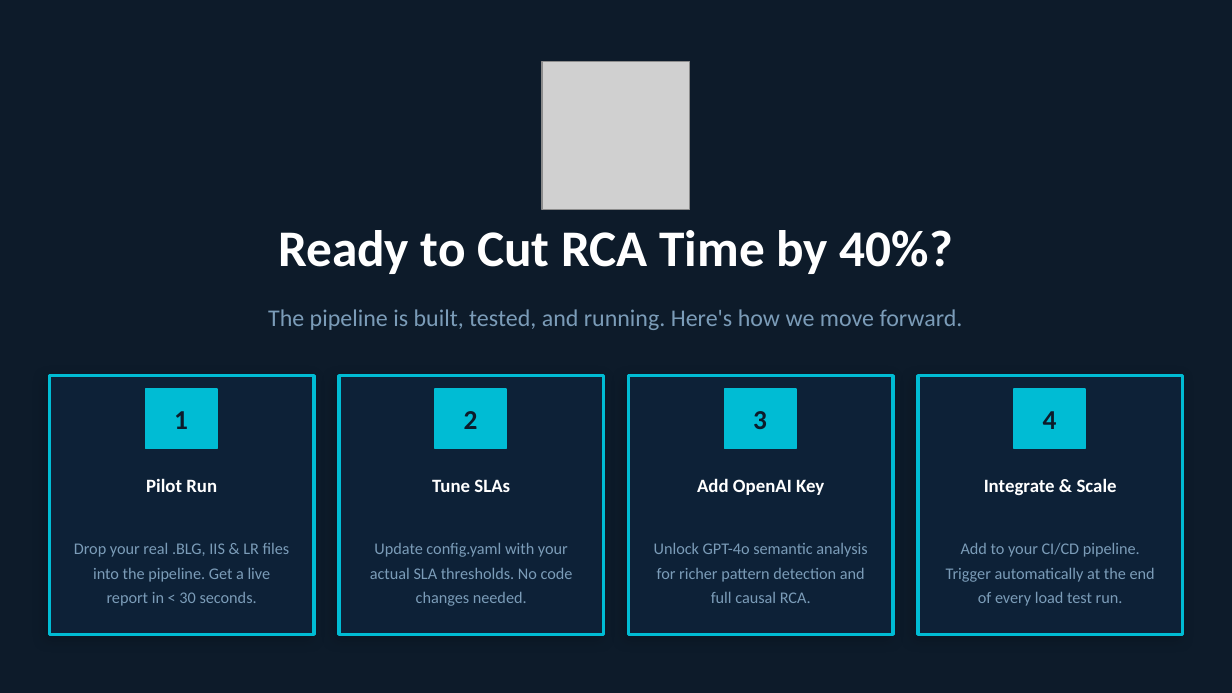
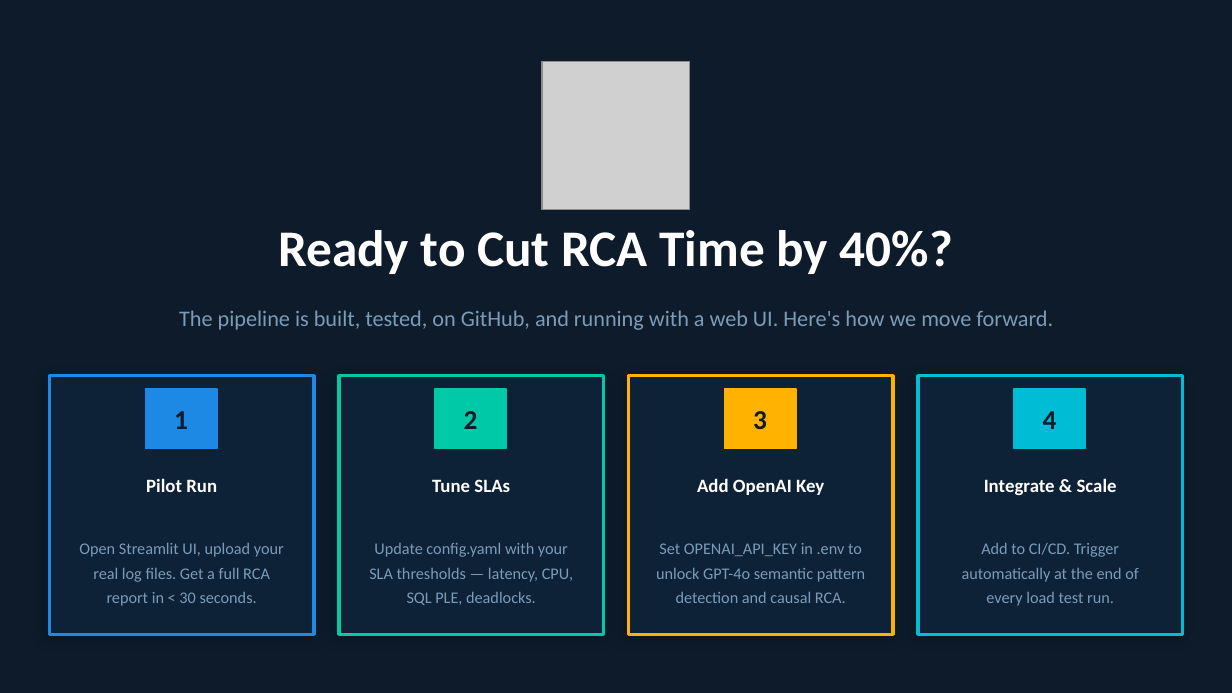
Before and after one commit to sharmp44/PT_AILog_Analyser, a slide deck: slide 10 of PT_AI_LogMining_Client_Deck.pptx. Drawn at 1232x693 pixels with LibreOffice and Linux fonts; fonts in the diff are those of the drawing; grey boxes stand for pictures. Boxes give left, top, right and bottom in pixels: in the first picture for what was removed or moved away, otherwise in the second. Text is boxed around its words. In the diff, an @@ line names an element or a change of style, - is before the commit and + after.

```diff
--- a/PT_AI_LogMining_Client_Deck.pptx
+++ b/PT_AI_LogMining_Client_Deck.pptx
@@ text at <box>179,310,1053,330</box>: text changed; size 14 to 13 pt @@
-The pipeline is built, tested, and running. Here's how we move forward.
+The pipeline is built, tested, on GitHub, and running with a web UI. Here's how we move forward.
@@ rectangle at <box>49,376,314,634</box>: outline #00BCD4 2 pt to #1E88E5 2 pt @@
@@ rectangle at <box>145,389,217,448</box>: fill #00BCD4 to #1E88E5; outline #00BCD4 1 pt to #1E88E5 1 pt @@
@@ rectangle at <box>339,376,604,634</box>: outline #00BCD4 2 pt to #00C9A7 2 pt @@
@@ rectangle at <box>435,389,506,448</box>: fill #00BCD4 to #00C9A7; outline #00BCD4 1 pt to #00C9A7 1 pt @@
@@ rectangle at <box>628,376,893,634</box>: outline #00BCD4 2 pt to #FFB300 2 pt @@
@@ rectangle at <box>724,389,796,448</box>: fill #00BCD4 to #FFB300; outline #00BCD4 1 pt to #FFB300 1 pt @@
@@ text at <box>79,543,284,606</box>: text changed @@
-Drop your real .BLG, IIS & LR files into the pipeline. Get a live report in < 30 seconds.
+Open Streamlit UI, upload your real log files. Get a full RCA report in < 30 seconds.
@@ text at <box>369,543,573,605</box>: text changed @@
-Update config.yaml with your actual SLA thresholds. No code changes needed.
+Update config.yaml with your SLA thresholds — latency, CPU, SQL PLE, deadlocks.
@@ text at <box>656,543,865,603</box>: text changed @@
-Unlock GPT-4o semantic analysis for richer pattern detection and full causal RCA.
+Set OPENAI_API_KEY in .env to unlock GPT-4o semantic pattern detection and causal RCA.
@@ text at <box>962,543,1139,606</box>: text changed @@
-Add to your CI/CD pipeline. Trigger automatically at the end of every load test run.
+Add to CI/CD. Trigger automatically at the end of every load test run.
```
Also in this commit, not shown: 8 other slides changed, 1 slide added, 1 slide removed, 10 other files.
